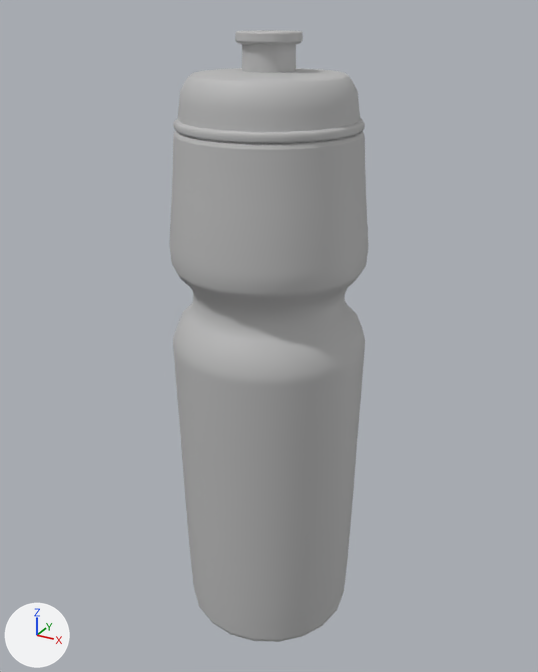
Before and after pictures for a commit that changed the glTF model src/view/pickup/water_bottle.glb.
Both versions are drawn from a camera (50 mm lens) standing at (4.7, -8.56, 9.47) and looking at (-0.05, 0.09, 5.15). Every picture has the same lights, and +X, +Y and +Z are marked at lower left. Where no turn or scale is listed for an object, it has been applied to the vertices.

Objects in the first picture: 'pCylinder1_lambert1_0', 'pCylinder2_lambert1_0'.
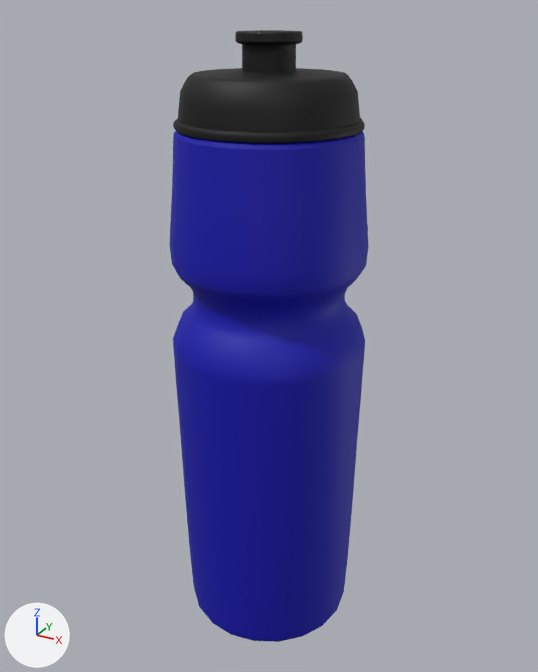
Commit message: add color to the water bottle

Diff of the bpy script that builds the scene:
```diff
--- a/src/view/pickup/water_bottle.glb.py
+++ b/src/view/pickup/water_bottle.glb.py
@@ mat_lambert1 @@
 mat_lambert1 = principled_material('lambert1')
-mat_lambert1.base_color = (0.5, 0.5, 0.5)  # grey #bcbcbc
+mat_lambert1.base_color = (0.0, 0.00016, 0.415)  # blue #0001ac
 mat_lambert1.roughness = 0.6
@@ mat_lambert1_001 @@
+mat_lambert1_001 = principled_material('lambert1.001')
+mat_lambert1_001.base_color = (0.0, 0.0, 0.0)  # black #000000
+mat_lambert1_001.roughness = 0.6
@@ me_pcylinder2_lambert1_0 @@
 me_pcylinder2_lambert1_0.from_pydata(...)  # 600 vertices, 1160 faces; spans x -1.21..1.21, y -1.21..1.21, z -0.34..0.8
-me_pcylinder2_lambert1_0.materials.append(mat_lambert1)  # grey #bcbcbc
+me_pcylinder2_lambert1_0.materials.append(mat_lambert1_001)  # black #000000
```

Changed parts and their boxes [x1, y1, x2, y2] in the pictures (538 x 672 px):
'pCylinder1_lambert1_0', recoloured (grey to blue)
    both: [170, 131, 368, 642]
'pCylinder2_lambert1_0', recoloured (grey to black)
    both: [173, 30, 365, 143]
